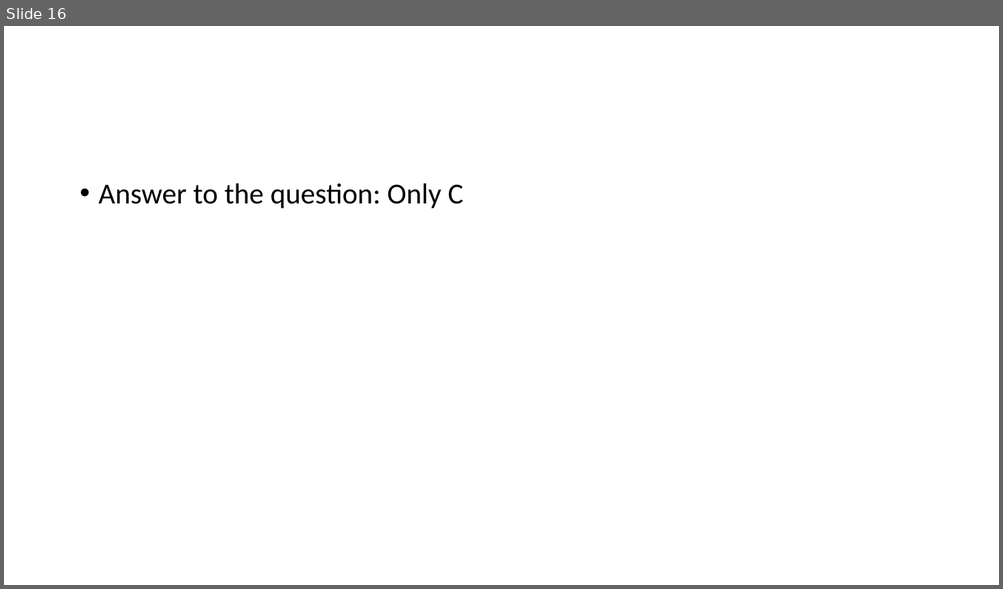
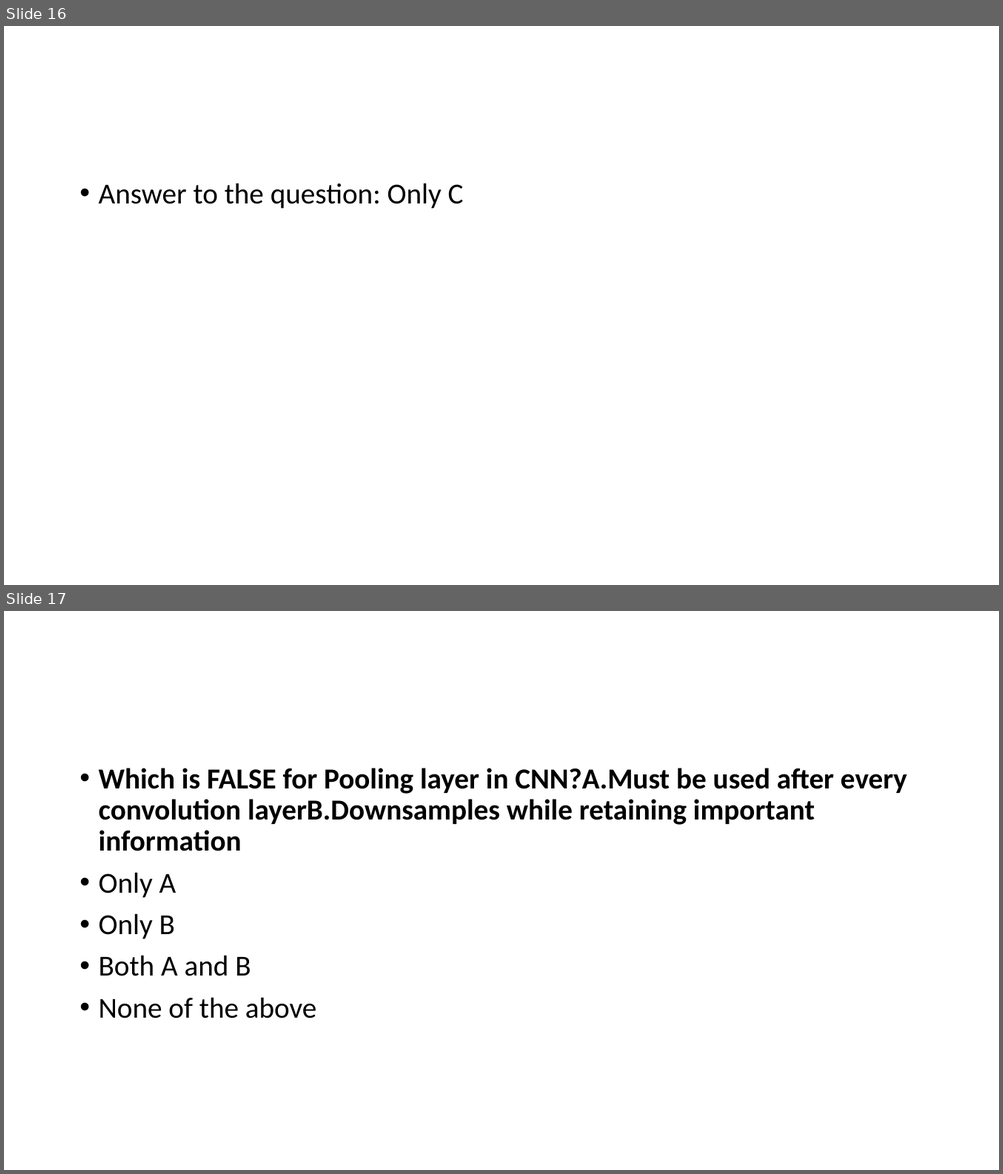
Before and after one commit to Saira55/Machine-Learning-Multiple-Choice-Questions, a slide deck: Machine Learning Quiz Question.pptx. Shown one above the other, each under a label of ours: slide 16 before the commit, slides 16 and 17 after it. The pictures are 1003x589 and 1003x1174 pixels, drawn with LibreOffice and Linux fonts; fonts in the diff are those of the drawing. Boxes give left, top, right and bottom in pixels: in the first picture for what was removed or moved away, otherwise in the second. Text is boxed around its words. In the diff, an @@ line names an element or a change of style, - is before the commit and + after.

```diff
--- a/Machine Learning Quiz Question.pptx
+++ b/Machine Learning Quiz Question.pptx
@@ slide 17 added at bbox=[4, 611, 999, 1170], background #FFFFFF @@
@@ text added at bbox=[99, 768, 907, 1019], 28 pt, text #000000, bold @@
+• Which is FALSE for Pooling layer in CNN?A.Must be used after every convolution layerB.Downsamples while retaining important information
+• Only A
+• Only B
+• Both A and B
+• None of the above
```
Also in this commit, not shown: 1 other slide added, 1 slide removed.
